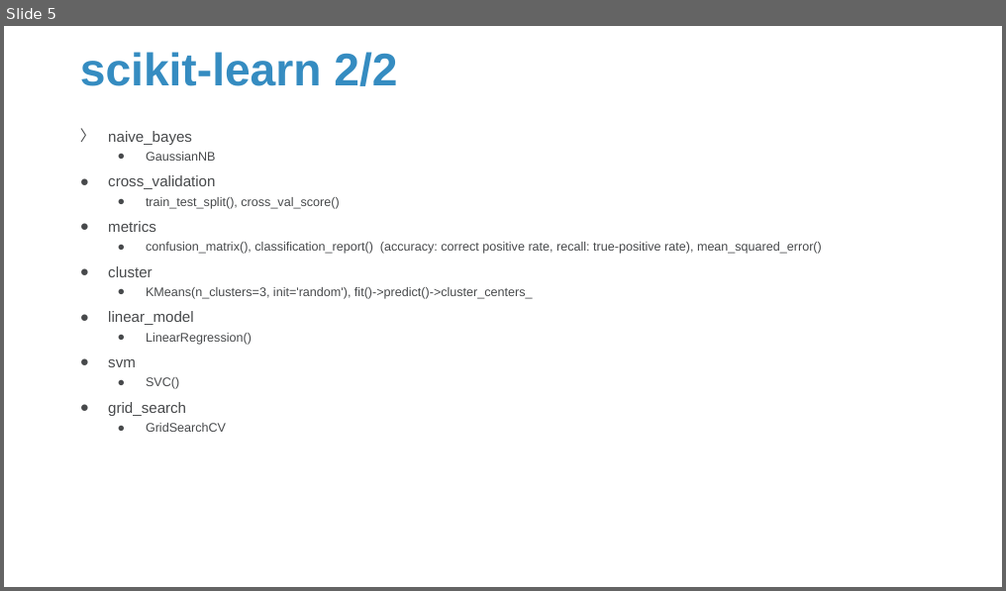
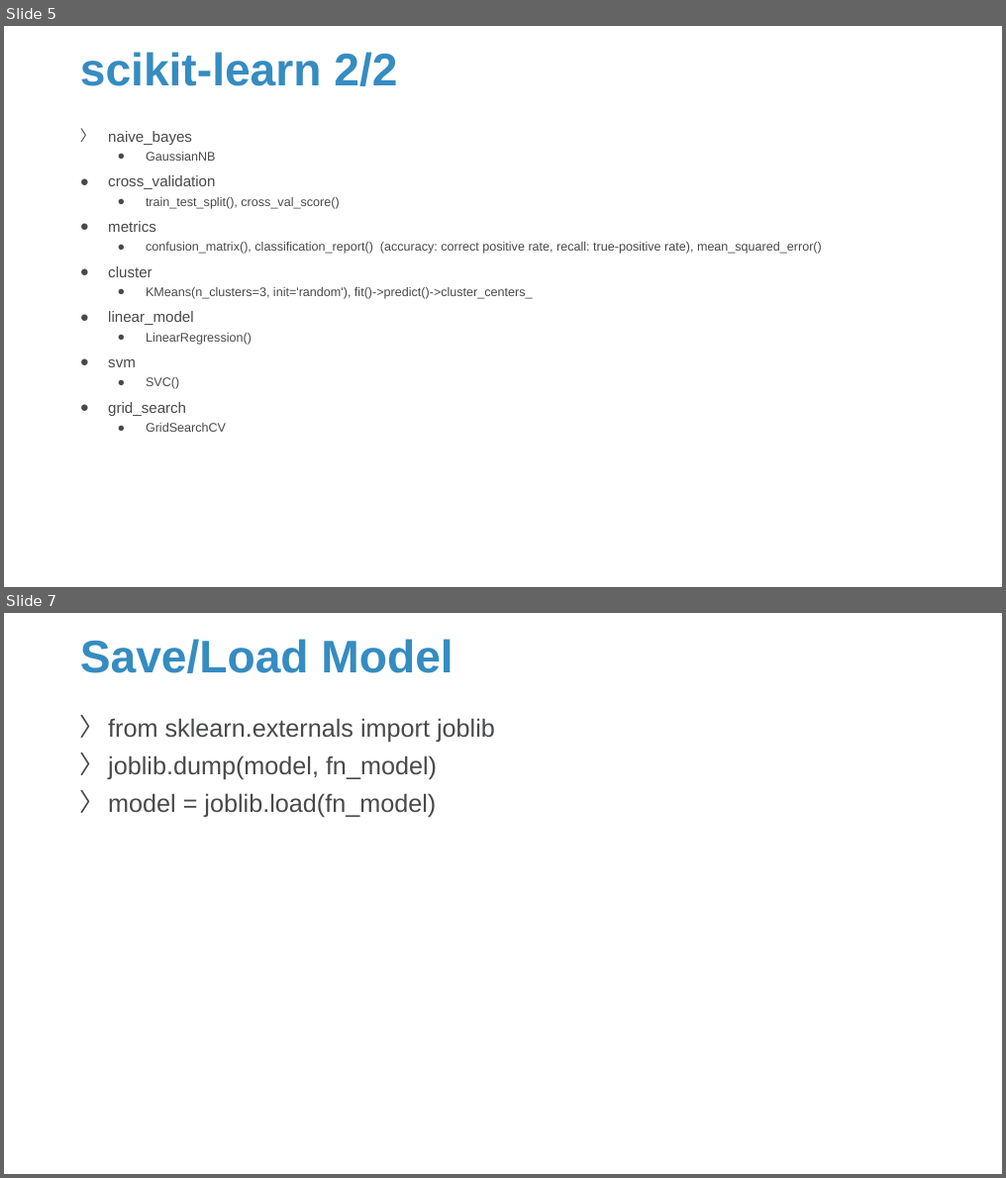
Before and after one commit to Sparks-Lu/TechNotes, a slide deck: Python/SKLearn-Notes.pptx. Shown one above the other, each under a label of ours: slide 5 before the commit, slides 5 and 7 after it; the slides between them are not shown. The pictures are 1006x591 and 1006x1178 pixels, drawn with LibreOffice and Linux fonts; fonts in the diff are those of the drawing; background and template pictures are left out. Boxes give left, top, right and bottom in pixels: in the first picture for what was removed or moved away, otherwise in the second. Text is boxed around its words. In the diff, an @@ line names an element or a change of style, - is before the commit and + after.

```diff
--- a/Python/SKLearn-Notes.pptx
+++ b/Python/SKLearn-Notes.pptx
@@ slide 7 added at [4,613,1002,1174], background picture (left out) @@
@@ title added at [80,639,452,673], 44 pt, text #358CC1, bold @@
+Save/Load Model
@@ text added at [108,718,495,817], 24 pt, text #47494B @@
+〉 from sklearn.externals import joblib
+〉 joblib.dump(model, fn_model)
+〉 model = joblib.load(fn_model)
```
Also in this commit, not shown: 3 other slides added, 8 other files.
